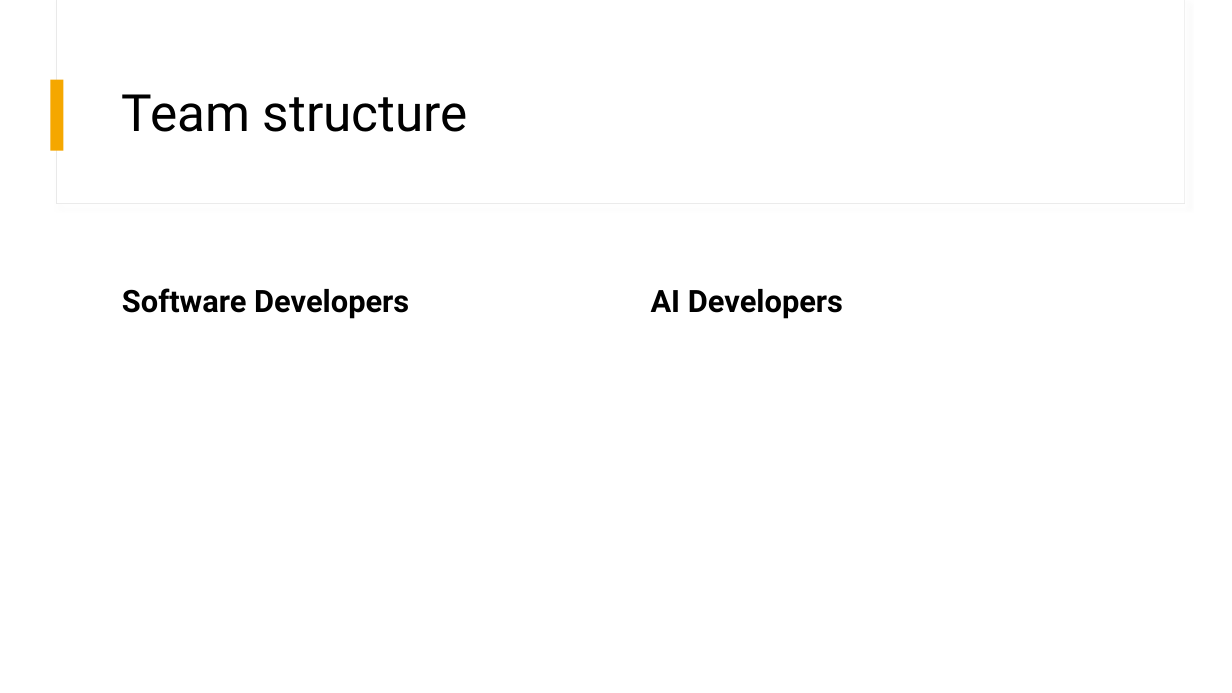
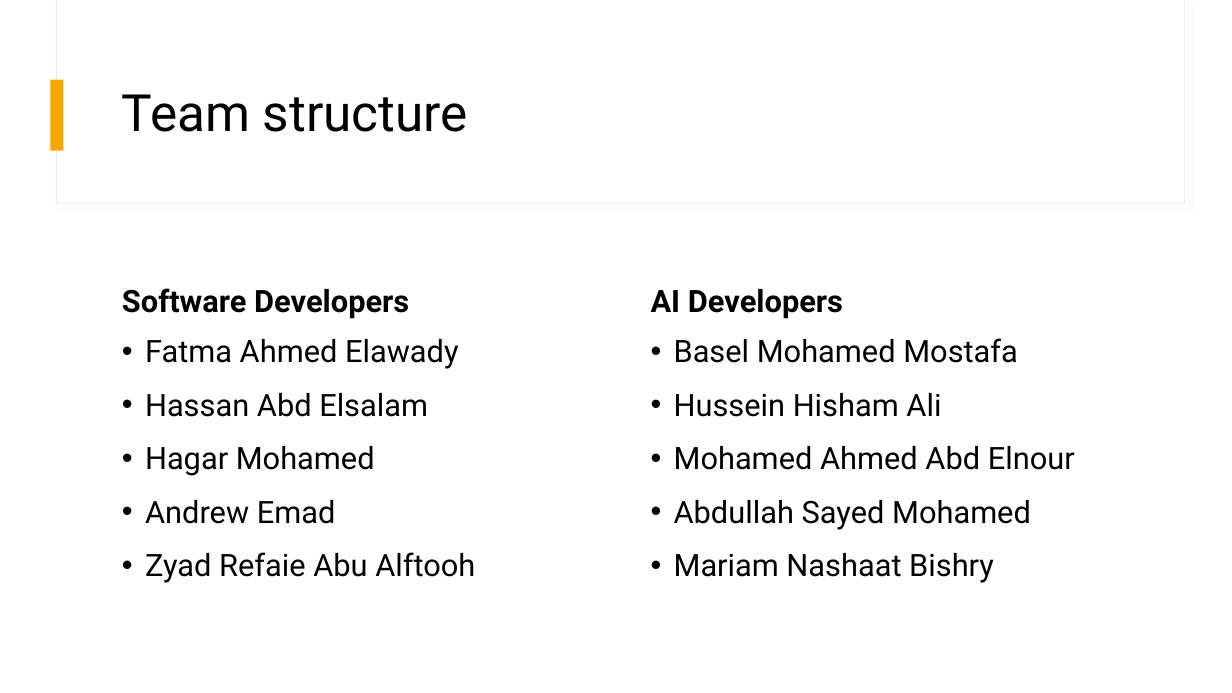
Before and after one commit to BaselMohamed802/EyeTalk, a slide deck: slide 9 of Documentation/Eyetalk Presentation 10-29-2025.pptx (slide 8 before the commit). Drawn at 1232x693 pixels with LibreOffice and Linux fonts; fonts in the diff are those of the drawing. Boxes give left, top, right and bottom in pixels: in the first picture for what was removed or moved away, otherwise in the second. Text is boxed around its words. In the diff, an @@ line names an element or a change of style, - is before the commit and + after.

```diff
--- a/Documentation/Eyetalk Presentation 10-29-2025.pptx
+++ b/Documentation/Eyetalk Presentation 10-29-2025.pptx
@@ text added at (x1=145, y1=339, x2=475, y2=583), 24 pt, text #000000 @@
+• Fatma Ahmed Elawady
+• Hassan Abd Elsalam
+• Hagar Mohamed
+• Andrew Emad
+• Zyad Refaie Abu Alftooh
@@ text added at (x1=674, y1=338, x2=1075, y2=583), 24 pt, text #000000 @@
+• Basel Mohamed Mostafa
+• Hussein Hisham Ali
+• Mohamed Ahmed Abd Elnour
+• Abdullah Sayed Mohamed
+• Mariam Nashaat Bishry
```
Also in this commit, not shown: 1 other slide changed, 1 slide added.
